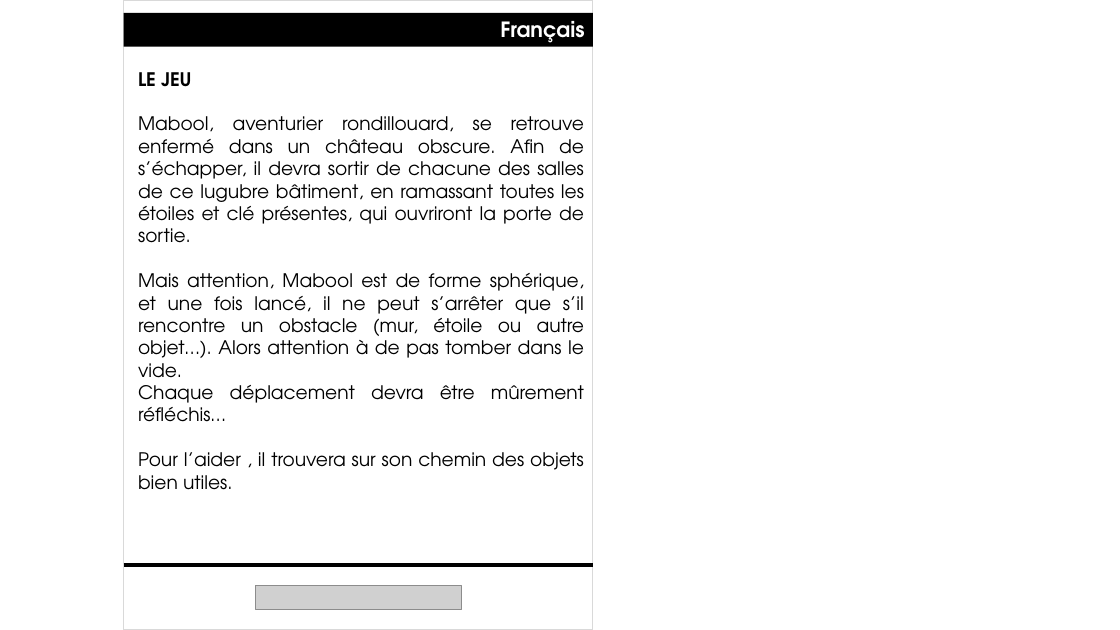
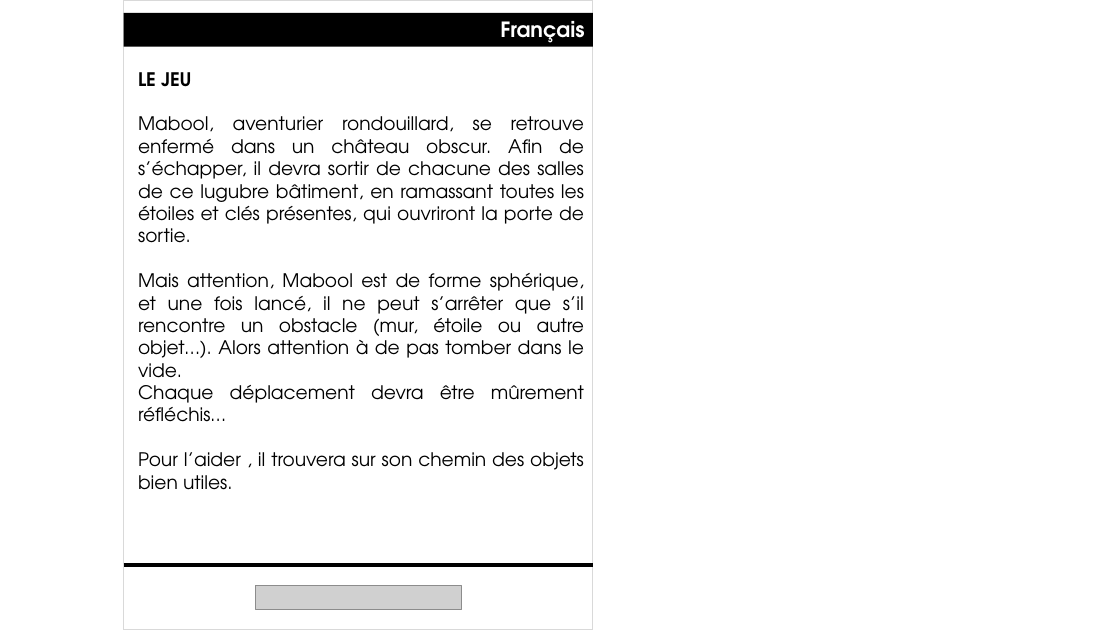
Before and after one commit to FreeTalent-BB/mabool-thomson, a slide deck: slide 12 of docs/mabool_thomson_cover.pptx (slide 10 before the commit). Drawn at 1120x630 pixels with LibreOffice and Linux fonts; fonts in the diff are those of the drawing; grey boxes stand for pictures. Boxes give left, top, right and bottom in pixels: in the first picture for what was removed or moved away, otherwise in the second. Text is boxed around its words. In the diff, an @@ line names an element or a change of style, - is before the commit and + after.

```diff
--- a/docs/mabool_thomson_cover.pptx
+++ b/docs/mabool_thomson_cover.pptx
@@ text at bbox=[138, 116, 584, 243]: text changed @@
-Mabool, aventurier rondillouard, se retrouve enfermé dans un château obscure. Afin de s’échapper, il devra sortir de chacune des salles de ce lugubre bâtiment, en ramassant toutes les étoiles et clé présentes, qui ouvriront la porte de sortie.
+Mabool, aventurier rondouillard, se retrouve enfermé dans un château obscur. Afin de s’échapper, il devra sortir de chacune des salles de ce lugubre bâtiment, en ramassant toutes les étoiles et clés présentes, qui ouvriront la porte de sortie.
```
Also in this commit, not shown: 1 other slide changed, 2 slides added, 14 other files.
